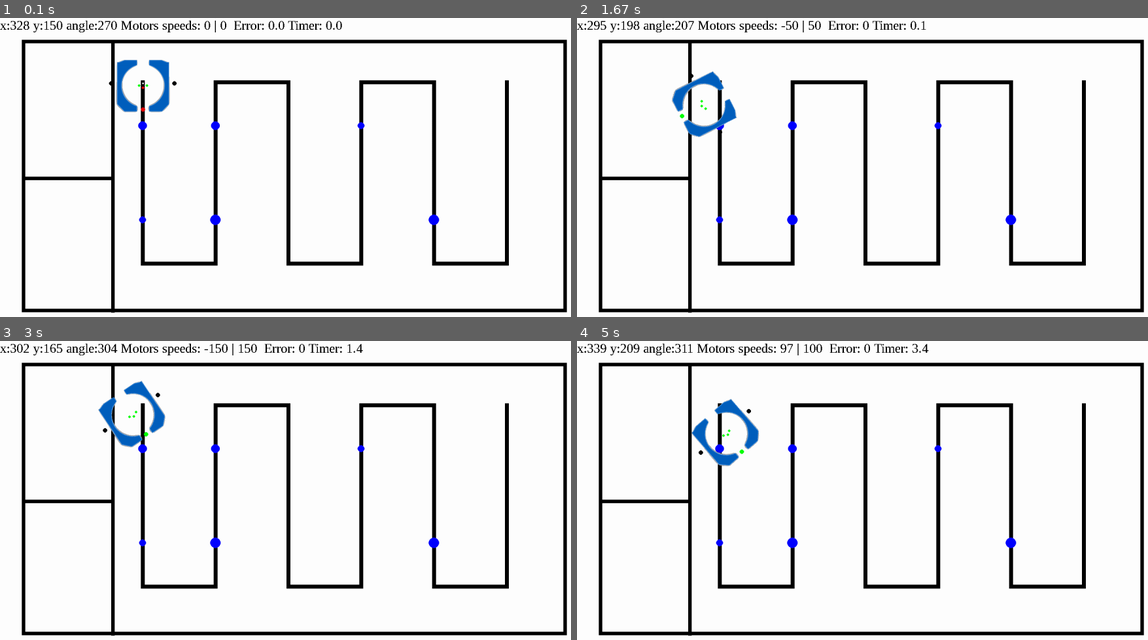
Above: before the commit, frames 1-4 (two rows, left to right).
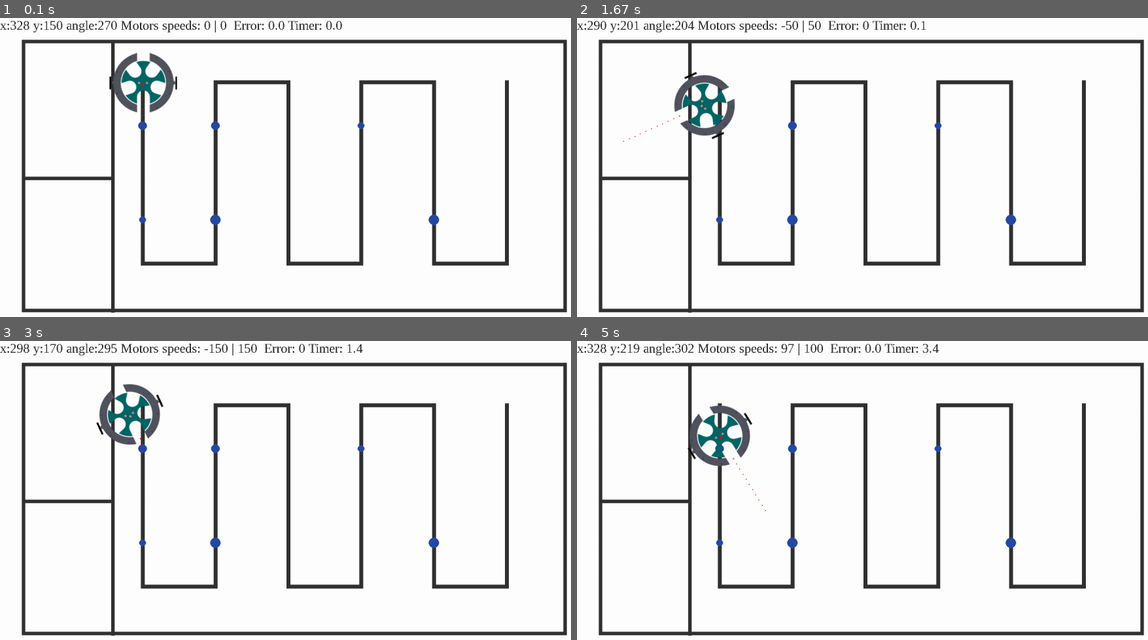
Above: after the commit, the same moments.

Repository: antoinebertoux/projet-BA2-lectrom-c
Game: pygame game, started from simulation.py
Same seed, same stepped clock (60 frames per second), same inputs: the game is played once before the commit and once after it.
Inputs:
- Up to frame 1 (0.1 s): no input
- Up to frame 2 (1.67 s): hold Right 0.33-0.8 s; hold Up 0.83-1.13 s; tap Space at 0.9, 1.23, 1.53 s; tap J at 0.98 s; hold Right 1.17-1.63 s; tap U at 1.32 s
- Up to frame 3 (3 s): hold Left 1.67-2.2 s; tap Space at 1.73, 2.03, 2.3, 2.63 s; hold Down 2.23-2.53 s; tap J at 2.38 s; hold Left 2.57-2.97 s; tap U at 2.72 s
- Up to frame 4 (5 s): hold Up 3-3.37 s; tap Space at 3.07, 3.47, 3.77, 4.13, 4.53, 4.83 s; hold Right 3.4-4.03 s; tap J at 3.55 s; hold Down 4.07-4.43 s; tap U at 4.22 s; hold Left 4.47-4.93 s; hold Right from 4.97 s (still down)

The runs differ from the first frame. In frame 1, 9.6% of the frame differs, in the area x 0-100%, y 0-99%; in frame 2, 9.5%; in frame 3, 9.6%; in frame 4, 10%.

Commit message:
visual improvements

Diff:
--- a/simulation.py
+++ b/simulation.py
@@ -6,13 +6,13 @@
 import time
 
 white = (255,255,255)
-black = (0,0,0)
+black = (50,50,50)
 blue = (0,0,255)
 green = (0, 255, 0)
 red = (255, 0, 0)
-WHEELS_SPACING = 145
-SENSORS_OFFSET = -0
-CENTER_OF_ROTATION_OFFSET = -5
+WHEELS_SPACING = 152
+SENSORS_OFFSET = 0
+CENTER_OF_ROTATION_OFFSET = 1
 SENSORS_SPACING = 10
 SENSORS_POS = [(0,-9),(5,0),(0,9)]
 PROXIMITY_SENSOR_OFFSET = 60
@@ -36,17 +36,17 @@
         """Draw the car on the surface scr
         """
         ###draw image
-        rotated_image = pygame.transform.rotate(self.car_img, self.angle)
+        rotated_image = pygame.transform.rotozoom(self.car_img, self.angle,1)
         rect = rotated_image.get_rect()
         rect.center = self.position + Vect(-CENTER_OF_ROTATION_OFFSET, 0).rotate(-self.angle)
         scr.blit(rotated_image, rect)
 
         ###draw center of rotation and wheels
-        pygame.draw.circle(scr, white, (int(self.position[0]), int(self.position[1])) , 2, 0)
-        wheel_L_pos = self.position + Vect(0, WHEELS_SPACING/2).rotate(-self.angle)
-        wheel_R_pos = self.position + Vect(0, -WHEELS_SPACING/2).rotate(-self.angle)
-        pygame.draw.circle(scr, black, (int(wheel_L_pos[0]), int(wheel_L_pos[1])), 5, 0)
-        pygame.draw.circle(scr, black, (int(wheel_R_pos[0]), int(wheel_R_pos[1])), 5, 0)
+        #pygame.draw.circle(scr, white, (int(self.position[0]), int(self.position[1])) , 2, 0)
+        #wheel_L_pos = self.position + Vect(0, WHEELS_SPACING/2).rotate(-self.angle)
+        #wheel_R_pos = self.position + Vect(0, -WHEELS_SPACING/2).rotate(-self.angle)
+        #pygame.draw.circle(scr, red, (int(wheel_L_pos[0]), int(wheel_L_pos[1])), 1, 0)
+        #pygame.draw.circle(scr, red, (int(wheel_R_pos[0]), int(wheel_R_pos[1])), 1, 0)
 
         ###draw line sensors
         sensors_center = rect.center  + Vect(-SENSORS_OFFSET, 0).rotate(-self.angle)
@@ -61,7 +61,7 @@
             if sensor_value > 50:
                 color = red
             else:
-                color = green
+                color = (192,133,133)
             pygame.draw.circle(scr, color, sensor_pos, 3, 0)
 
         ###proximity sensors
@@ -73,6 +73,8 @@
         while distance < 150 and not found:
             current_pos += direction_vector
             distance += 1
+            if distance%14==0:
+                pygame.draw.circle(scr, red, (int(current_pos[0]),int(current_pos[1])), 1, 0)
             for tube in self.tube_list:
                 if tube.is_inside(current_pos):
                     found = True
@@ -82,9 +84,9 @@
             color = (255-distance*150/150,0,0) #red
             self.proximity_sensor_value = distance
         else:
-            color = green
+            color = (192,133,133)
             self.proximity_sensor_value = -1
-        pygame.draw.circle(scr, color, proximity_sensors_pos, 5, 0)
+        pygame.draw.circle(scr, color, proximity_sensors_pos, 2, 0)
 
 
     def update_pos(self, dt):
@@ -133,7 +135,7 @@
     def draw(self, scr):
         """Draw the tube on the surface scr
         """
-        pygame.draw.circle(scr, blue, self.position, self.radius, 0)
+        pygame.draw.circle(scr, (38,74,165), self.position, self.radius, 0)
 
     def set_pos(self, pos):
         """Set the center position of the tube
@@ -203,6 +205,7 @@
 distance_since_last_turn = 0
 slowing_down = False
 slowing_down_start = 0
+angle_turned = 90
 
 ##### Main loop ######
 while True:
@@ -270,10 +273,10 @@
 
     if turning == "left" or turning == "right":
         #turning
-        if time.time() - turning_start < 0.2:
+        if time.time() - turning_start < 0.1:
             speed_left = 50
             speed_right = 50
-        elif time.time() - turning_start < 2.35:
+        elif abs(angle_turned)<=90:
             if turning == "left":
                 speed_left = -50
                 speed_right = 50
@@ -285,6 +288,8 @@
             turning = ""
             distance_since_last_turn = 0
             number_of_turns+=1
+            speed_left = 50
+            speed_right = 50
     else:
         #following line
         if error == 0 and total_sum<200:
@@ -296,6 +301,7 @@
             and number_of_turns < 10:
                 #start turning
                 turning_start = time.time()
+                angle_turned = 0
                 if (number_of_turns//2)%2 == 1:
                     turning = "right"
                     speed_left = 50
@@ -306,8 +312,8 @@
                     speed_right = 50
             else:
                 #keep following line
-                speed_left = default_speed + error*7
-                speed_right = default_speed - error*7
+                speed_left = default_speed + error*3
+                speed_right = default_speed - error*3
 
     #retour
     dtretour = 0
@@ -358,6 +364,7 @@
 
 
     distance_since_last_turn += float(speed_left+speed_right)/2*dt
+    angle_turned += math.degrees(float(speed_left-speed_right)/WHEELS_SPACING*dt)
 
     car.set_speed(speed_left, speed_right)
 
Binary file changed: car.png
